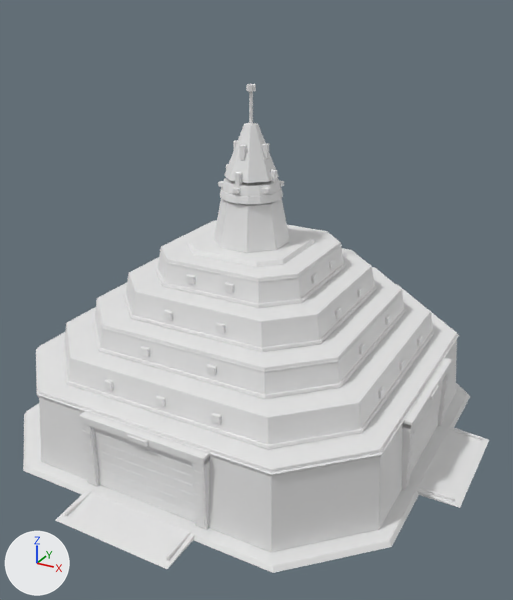
An edit to the glTF model art/units/hq_t3.glb, drawn before and after from the same camera.
The view is the same before and after, from a camera (50 mm lens) standing at (44.5, -79.5, 57.1) and looking at (2.2, -2.6, 18.7). Arrows for +X, +Y and +Z are at lower left; the lights stay in place. The older version comes first. Vertices at exactly the same position are counted once.

The scene before the commit, as lines of its bpy script (objects in view):
```python
me_piece = bpy.data.meshes.new('piece')
me_piece.from_pydata(...)  # 4772 vertices, 8832 faces; spans x -33.0..33.0, y -33.0..33.0, z 0.0..46.2
ob_hq_t3 = bpy.data.objects.new('hq_t3', me_piece)
ob_hq_t3.location = (0.0, 0.0, 0.0)
```
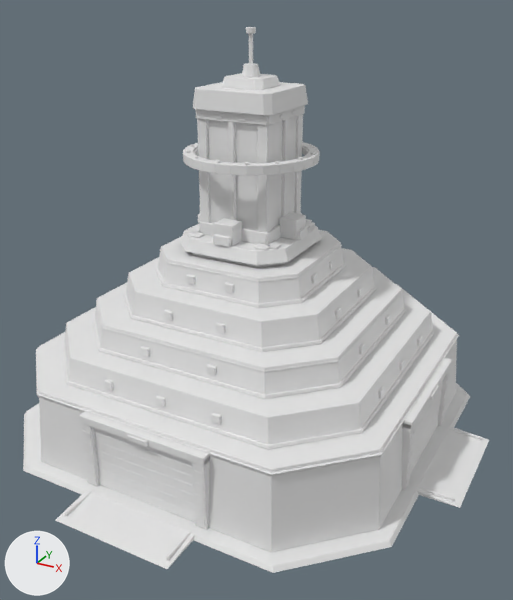
Pixel boxes [x1, y1, x2, y2] of what changed, in the pictures (513 x 600 px):
'hq_t3', reshaped (12% taller): before [23, 84, 489, 573]; after [23, 27, 489, 573]
part 1 of me_piece, added: after [186, 228, 200, 234]
part 2 of me_piece, added: after [249, 34, 253, 64]
part 3 of me_piece, added: after [246, 27, 256, 34]
part 4 of me_piece, built on: before [214, 84, 290, 253]; after [180, 63, 322, 265]

The change, as a list of edits to the scene's bpy script:
```text
Change me_piece:
    used by ob_hq_t3; location = (0.0, 0.0, 0.0)
    remove me_piece.from_pydata(...)  # 4772 vertices, 8832 faces; spans x -33.0..33.0, y -33.0..33.0, z 0.0..46.2
    add me_piece.from_pydata(...)  # 6884 vertices, 13060 faces; spans x -33.0..33.0, y -33.0..33.0, z 0.0..52.8
    me_piece part 1: the loose piece of 24 vertices spanning x -10.9..-10.2, y -3.4..-2.2, z 23.0..24.0 is copied, and the copy is scaled about its middle by (2.49, 1.53, 0.198), then moved by (4.6, -2.1, 4.2); it spans x -6.7..-5.3, y -5.8..-4.0, z 27.6..27.9
    me_piece part 2: the loose piece of 36 vertices spanning x -0.2..0.2, y -0.2..0.2, z 41.4..45.4 is copied, and the copy is scaled about its middle by (1.23, 1.23, 0.873), then moved by (0.0, 0.0, 6.9); it spans x -0.3..0.3, y -0.3..0.3, z 48.6..52.1
    me_piece part 3: the loose piece of 48 vertices spanning x -0.6..0.6, y -0.6..0.6, z 45.4..46.2 is copied, and the copy is moved by (0.0, 0.0, 6.6); it spans x -0.6..0.6, y -0.6..0.6, z 52.1..52.8
    me_piece part 4: 312 vertices moved from x -4.8..4.8, y -4.8..4.8, z 26.0..46.2 to x -8.1..8.1, y -8.1..8.1, z 26.0..43.6; 332 vertices removed from x -4.2..4.0, y -4.2..4.2, z 32.1..46.2; 1832 vertices added at x -8.7..8.7, y -8.7..8.7, z 27.6..48.6
    other edits to the shape of me_piece do not show in these pictures
```
